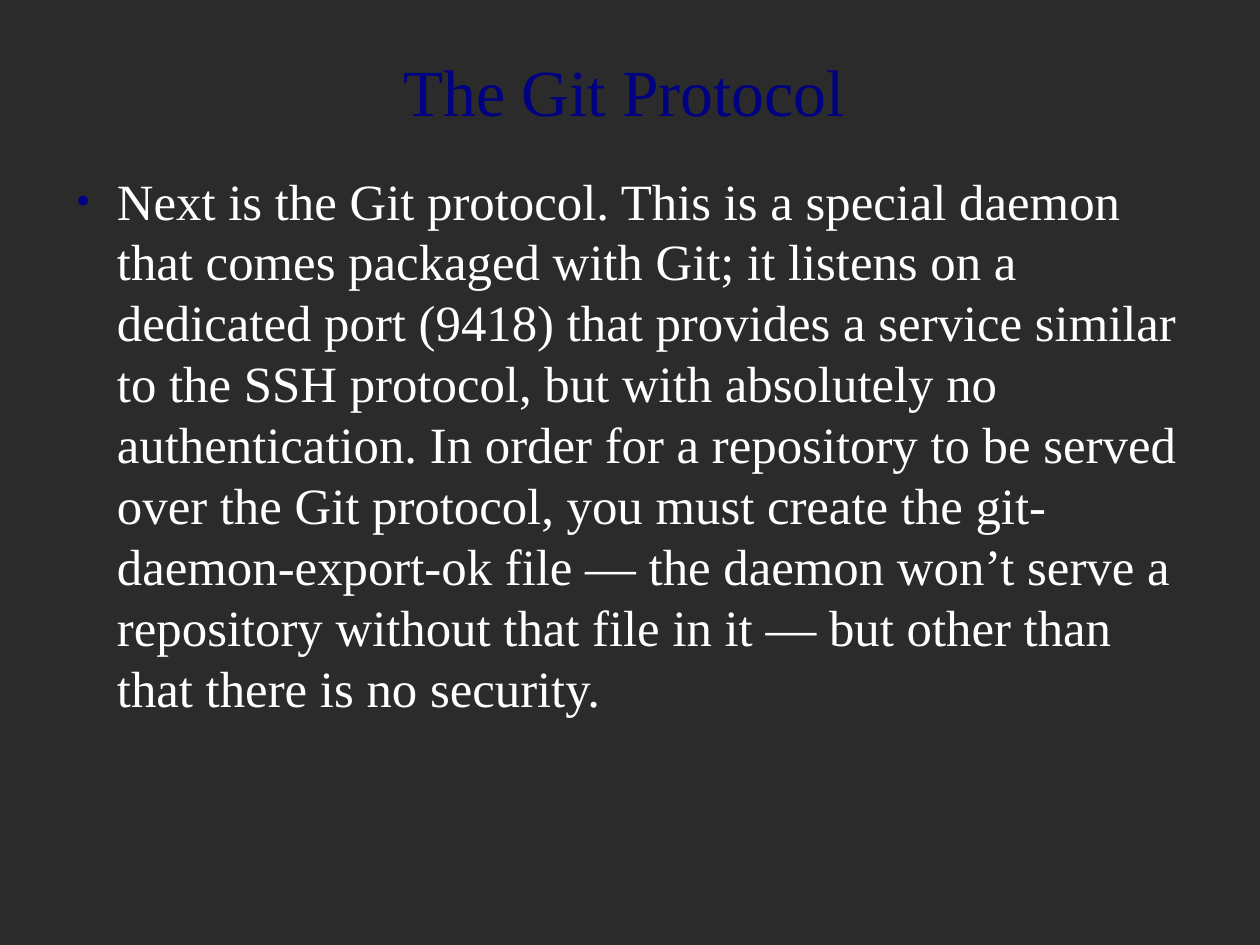
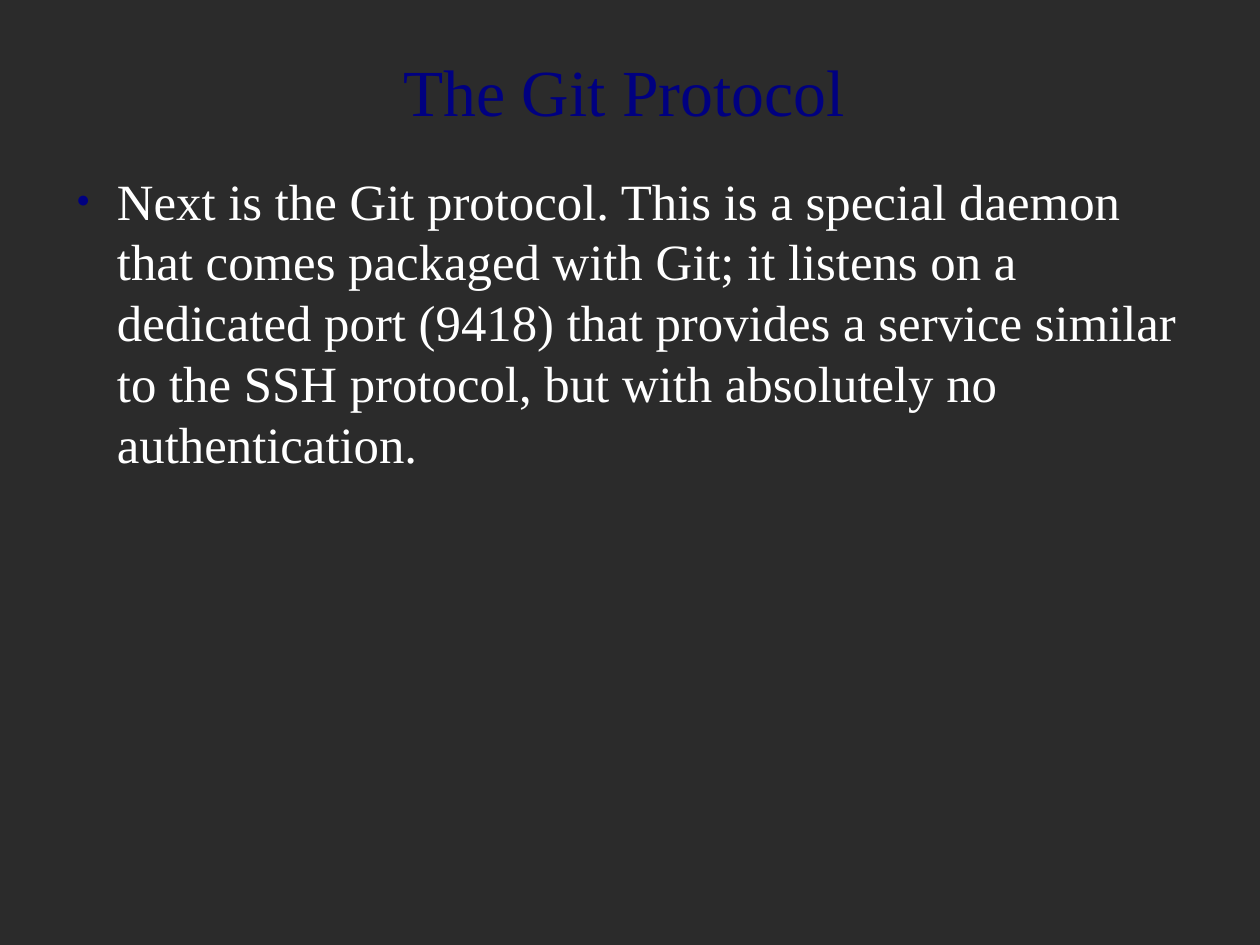
Before and after one commit to MariamP/myRepo, a slide deck: slide 27 of git_intro.odp. Drawn at 1260x945 pixels with LibreOffice and Linux fonts; fonts in the diff are those of the drawing; background and template pictures are left out; a plain dark background stands for a picture behind light text. Boxes give left, top, right and bottom in pixels: in the first picture for what was removed or moved away, otherwise in the second. Text is boxed around its words. In the diff, an @@ line names an element or a change of style, - is before the commit and + after.

```diff
--- a/git_intro.odp
+++ b/git_intro.odp
@@ text at [117,184,1176,464]: text changed @@
-● Next is the Git protocol. This is a special daemon that comes packaged with Git; it listens on a dedicated port (9418) that provides a service similar to the SSH protocol, but with absolutely no authentication. In order for a repository to be served over the Git protocol, you must create the git-daemon-export-ok file — the daemon won’t serve a repository without that file in it — but other than that there is no security.
+● Next is the Git protocol. This is a special daemon that comes packaged with Git; it listens on a dedicated port (9418) that provides a service similar to the SSH protocol, but with absolutely no authentication.
```
Also in this commit, not shown: 4 other slides changed, 1 slide added, 1 slide removed.
